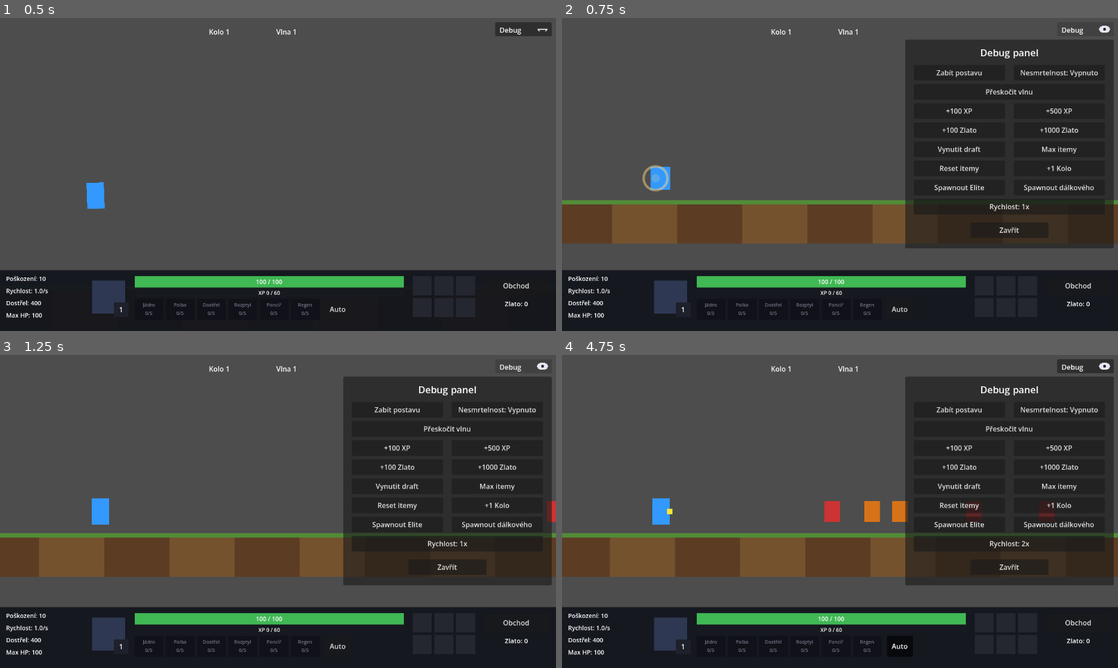
Above: before the commit, frames 1-4 (two rows, left to right).
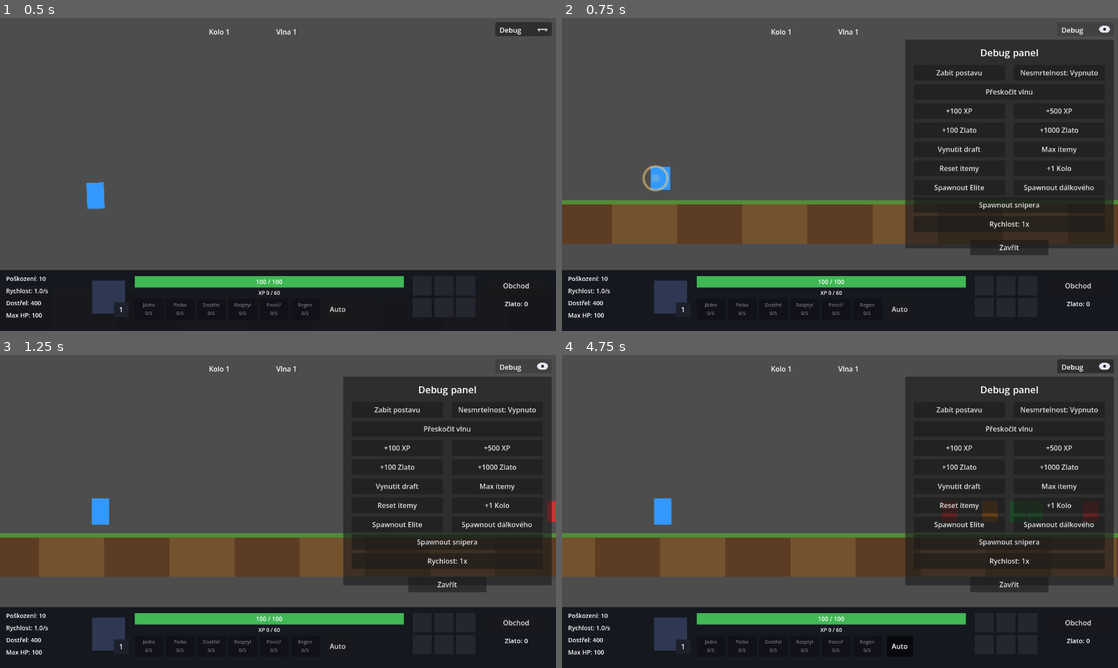
Above: after the commit, the same moments.

Repository: Wazzbi/auto-battler
Game: Godot game, scene res://scenes/main.tscn
Same seed, same stepped clock (60 frames per second), same inputs: the game is played once before the commit and once after it.
Inputs (mouse positions are in pixels of both pictures, inside the frame that each line leads up to):
- Up to frame 1 (0.5 s): no input
- Up to frame 2 (0.75 s): click "Debug" at 0.5 s
- Up to frame 3 (1.25 s): no input
- Up to frame 4 (4.75 s): click "Spawnout dálkového" at 1.25 s; click (1006, 542) at 2 s, where only the run after the commit has a clickable "Spawnout snipera"; click "Auto" at 2.75 s; click "Obchod" at 3.5 s; click "Zavřít obchod" at 4.25 s

Frame 1 is identical in both runs. In frame 2, 0.6% of the frame differs, in the area x 73-88%, y 58-76%; in frame 3, 0.7%; in frame 4, 7.9%, in the area x 0-100%, y 45-76%.

Commit message:
Add a sniper enemy variant - engagement range exceeds the player's own reach
Third enemy variant, same pattern as Elite/ranged (reuses enemy.gd,
shares enemy_projectile.tscn) - the entire mechanic is one number:
melee_range (550) set higher than the player's base attack_range (400).
No new code needed to make it behave like a sniper.

player.gd only advances when nothing is within its own get_attack_range(),
so a sniper positioned beyond that range can never be reached while any
other, closer enemy keeps the player pinned in combat - it just keeps
landing free hits until the player clears the field enough to close the
distance. This "protected artillery" behavior wasn't purpose-built, it
falls directly out of the existing move-when-clear logic in player.gd
once an enemy's range is allowed to exceed the player's - exactly why
this idea came up as a natural extension of the ranged enemy work.

Mixed into the regular wave queue at 15% (lower than ranged's 30%, since
a sniper is meant to read as rarer/more dangerous, not a routine
replacement for the base enemy) via a single shared randf() roll in
_spawn_enemy() covering all three non-Elite variants, rather than
independent per-type rolls that could both succeed for the same spawn
with undefined precedence.

Also added a "Spawnout snipera" Debug panel button sharing main.gd's
_spawn_at_edge() helper, same pattern as the other two.

Co-Authored-By: Claude Sonnet 5 <noreply@anthropic.com>

Diff:
--- /dev/null
+++ b/scenes/enemies/sniper_enemy.tscn
@@ -0,0 +1,14 @@
+[gd_scene load_steps=3 format=3]
+
+[ext_resource type="Script" path="res://scenes/enemies/enemy.gd" id="1_enemy_script"]
+[ext_resource type="PackedScene" path="res://scenes/enemies/enemy_projectile.tscn" id="2_enemy_projectile"]
+
+[node name="SniperEnemy" type="Node2D"]
+script = ExtResource("1_enemy_script")
+is_ranged = true
+projectile_scene = ExtResource("2_enemy_projectile")
+melee_range = 550.0
+
+[node name="Polygon2D" type="Polygon2D" parent="."]
+color = Color(0.15, 0.55, 0.25, 1)
+polygon = PackedVector2Array(-18, -24, 18, -24, 18, 24, -18, 24)
--- a/scenes/main.gd
+++ b/scenes/main.gd
@@ -9,6 +9,10 @@
 ## běžném spawnu z fronty vlny (Elite frontu neovlivňuje - ta má vlastní
 ## pořadí, viz _spawn_enemy())
 @export var ranged_enemy_chance: float = 0.3
+@export var sniper_enemy_scene: PackedScene
+## Nižší než ranged_enemy_chance - sniper (dostřel přes hráčův attack_range)
+## je vzácnější a nebezpečnější varianta, ne běžná náhrada za normálního nepřítele
+@export var sniper_enemy_chance: float = 0.15
 @export var enemies_base_count: int = 4
 ## Násobitel odmocninové křivky obtížnosti - růst je postupný, ne skokový
 @export var difficulty_growth: float = 1.2
@@ -75,7 +79,13 @@
 		elites_left_to_spawn -= 1
 	else:
 		enemies_left_to_spawn -= 1
-		if ranged_enemy_scene != null and randf() < ranged_enemy_chance:
+		# Jeden společný hod rozhoduje mezi variantami - nezávislé hody by se
+		# mohly obě "trefit" najednou a bez smyslu upřednostnit tu poslední
+		# zkontrolovanou podmínku.
+		var roll: float = randf()
+		if sniper_enemy_scene != null and roll < sniper_enemy_chance:
+			scene_to_spawn = sniper_enemy_scene
+		elif ranged_enemy_scene != null and roll < sniper_enemy_chance + ranged_enemy_chance:
 			scene_to_spawn = ranged_enemy_scene
 
 	_spawn_at_edge(scene_to_spawn)
@@ -158,3 +168,9 @@
 func debug_spawn_ranged_enemy() -> void:
 	if ranged_enemy_scene != null:
 		_spawn_at_edge(ranged_enemy_scene)
+
+
+## DEBUG: spawne jednoho snipera na vyžádání, mimo běžnou frontu vln
+func debug_spawn_sniper_enemy() -> void:
+	if sniper_enemy_scene != null:
+		_spawn_at_edge(sniper_enemy_scene)
--- a/scenes/main.tscn
+++ b/scenes/main.tscn
@@ -8,12 +8,14 @@
 [ext_resource type="PackedScene" path="res://scenes/enemies/elite_enemy.tscn" id="6_elite_enemy"]
 [ext_resource type="Script" path="res://scenes/camera_follow.gd" id="7_camera_follow"]
 [ext_resource type="PackedScene" path="res://scenes/enemies/ranged_enemy.tscn" id="8_ranged_enemy"]
+[ext_resource type="PackedScene" path="res://scenes/enemies/sniper_enemy.tscn" id="9_sniper_enemy"]
 
 [node name="Main" type="Node2D"]
 script = ExtResource("1_main_script")
 enemy_scene = ExtResource("4_enemy")
 elite_enemy_scene = ExtResource("6_elite_enemy")
 ranged_enemy_scene = ExtResource("8_ranged_enemy")
+sniper_enemy_scene = ExtResource("9_sniper_enemy")
 
 [node name="Level01" parent="." instance=ExtResource("2_level")]
 
--- a/scenes/ui/hud.gd
+++ b/scenes/ui/hud.gd
@@ -73,6 +73,7 @@
 @onready var debug_add_loop_button: Button = $Control/DebugPanel/AddLoopButton
 @onready var debug_spawn_elite_button: Button = $Control/DebugPanel/SpawnEliteButton
 @onready var debug_spawn_ranged_button: Button = $Control/DebugPanel/SpawnRangedButton
+@onready var debug_spawn_sniper_button: Button = $Control/DebugPanel/SpawnSniperButton
 @onready var debug_speed_button: Button = $Control/DebugPanel/SpeedButton
 @onready var debug_close_button: Button = $Control/DebugPanel/CloseButton
 
@@ -437,6 +438,7 @@
 	debug_add_loop_button.pressed.connect(func(): GameManager.debug_add_loop())
 	debug_spawn_elite_button.pressed.connect(_on_debug_spawn_elite_pressed)
 	debug_spawn_ranged_button.pressed.connect(_on_debug_spawn_ranged_pressed)
+	debug_spawn_sniper_button.pressed.connect(_on_debug_spawn_sniper_pressed)
 	debug_speed_button.pressed.connect(_on_debug_speed_pressed)
 
 	# Engine.time_scale je globální a restart scény ho sám neresetuje - popisek
@@ -484,6 +486,11 @@
 		main_ref.debug_spawn_ranged_enemy()
 
 
+func _on_debug_spawn_sniper_pressed() -> void:
+	if main_ref != null:
+		main_ref.debug_spawn_sniper_enemy()
+
+
 func _on_debug_speed_pressed() -> void:
 	_debug_speed_index = (_debug_speed_index + 1) % DEBUG_SPEED_STEPS.size()
 	Engine.time_scale = DEBUG_SPEED_STEPS[_debug_speed_index]
--- a/scenes/ui/hud.tscn
+++ b/scenes/ui/hud.tscn
@@ -666,20 +666,28 @@
 offset_bottom = 358.0
 text = "Spawnout dálkového"
 
+[node name="SpawnSniperButton" type="Button" parent="Control/DebugPanel"]
+layout_mode = 0
+offset_left = 20.0
+offset_top = 362.0
+offset_right = 460.0
+offset_bottom = 398.0
+text = "Spawnout snipera"
+
 [node name="SpeedButton" type="Button" parent="Control/DebugPanel"]
 layout_mode = 0
 offset_left = 20.0
-offset_top = 366.0
-offset_right = 460.0
-offset_bottom = 402.0
+offset_top = 406.0
+offset_right = 460.0
+offset_bottom = 442.0
 text = "Rychlost: 1x"
 
 [node name="CloseButton" type="Button" parent="Control/DebugPanel"]
 layout_mode = 0
 offset_left = 150.0
-offset_top = 420.0
+offset_top = 460.0
 offset_right = 330.0
-offset_bottom = 456.0
+offset_bottom = 496.0
 text = "Zavřít"
 
 [node name="DraftPanel" type="Panel" parent="Control"]
Not shown: 1 places in scenes/main.tscn that only renumber resources
Not shown, changed: CLAUDE.md
